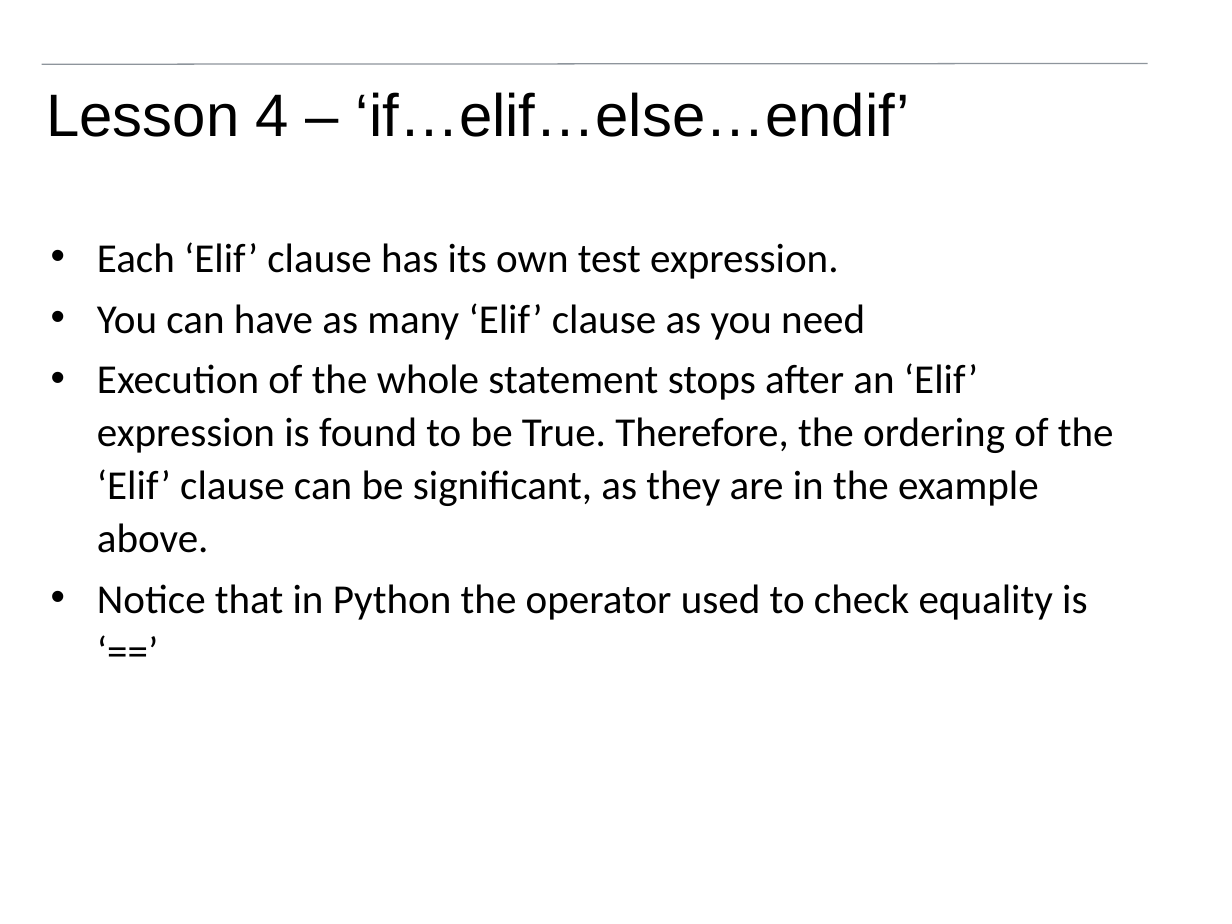
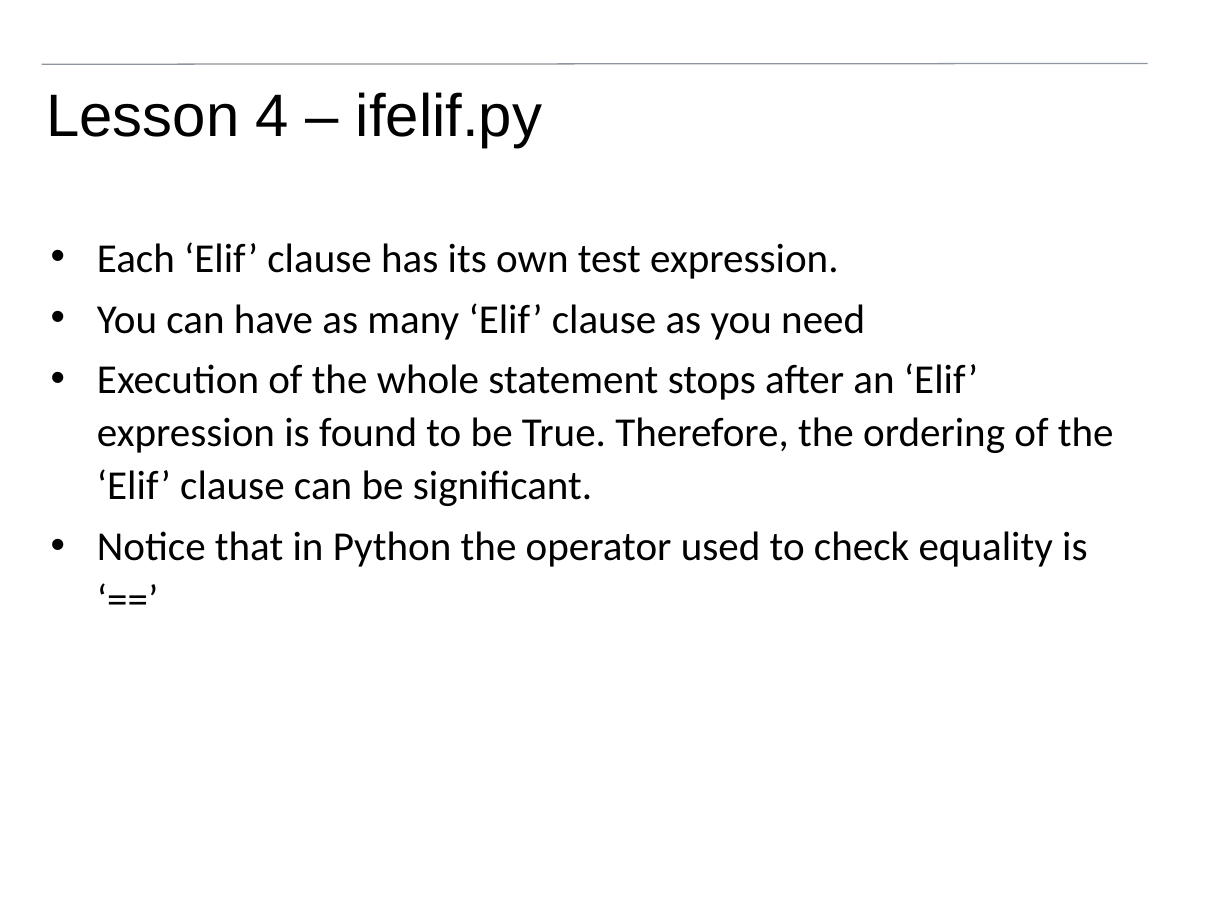
Before and after one commit to pfsmyth/Cambridge, a slide deck: slide 62 of lessons/Introduction to programming.pptx (slide 64 before the commit). Drawn at 1232x924 pixels with LibreOffice and Linux fonts; fonts in the diff are those of the drawing; background and template pictures are left out. Boxes give left, top, right and bottom in pixels: in the first picture for what was removed or moved away, otherwise in the second. Text is boxed around its words. In the diff, an @@ line names an element or a change of style, - is before the commit and + after.

```diff
--- a/lessons/Introduction to programming.pptx
+++ b/lessons/Introduction to programming.pptx
@@ title at <box>46,92,542,147</box>: text changed @@
-Lesson 4 – ‘if…elif…else…endif’
+Lesson 4 – ifelif.py
@@ text at <box>97,363,1114,506</box>: text changed @@
-• Execution of the whole statement stops after an ‘Elif’ expression is found to be True. Therefore, the ordering of the ‘Elif’ clause can be significant, as they are in the example above.
+• Execution of the whole statement stops after an ‘Elif’ expression is found to be True. Therefore, the ordering of the ‘Elif’ clause can be significant.
```
Also in this commit, not shown: 42 other slides changed, 2 slides removed, 2 other files.
